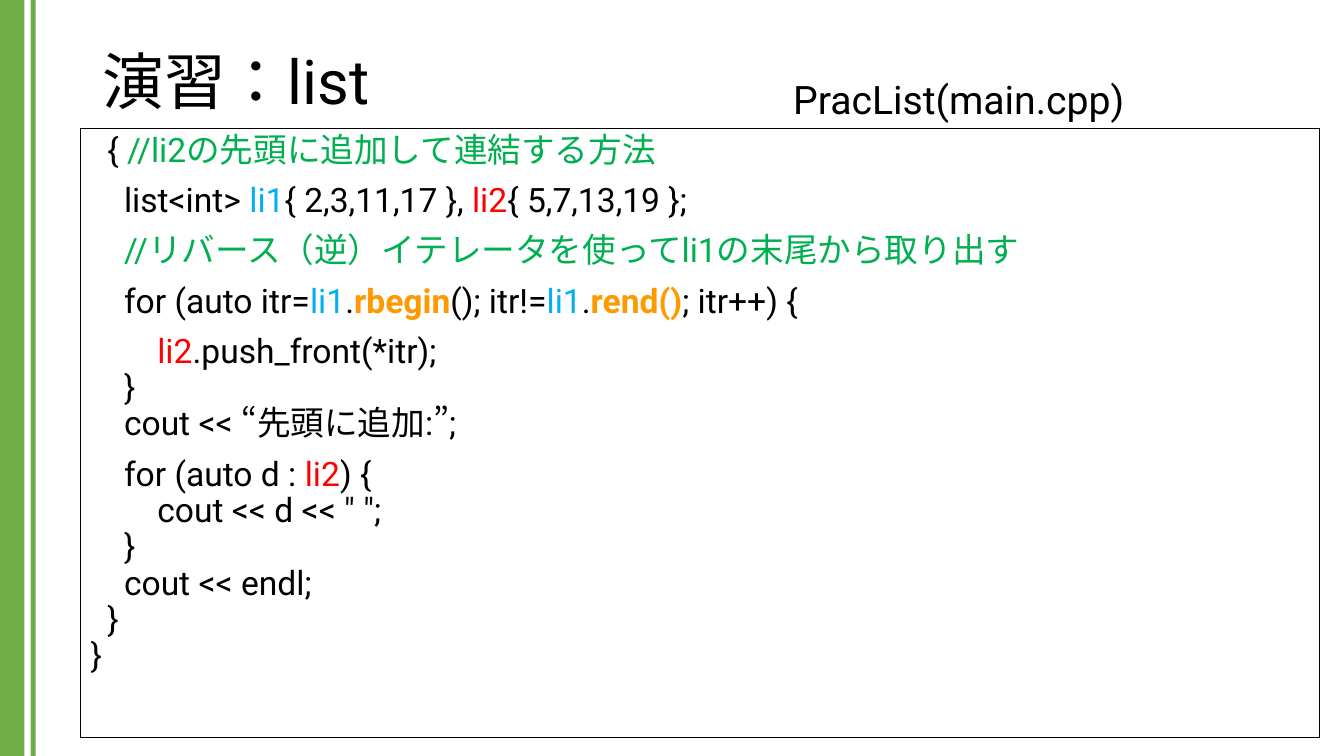
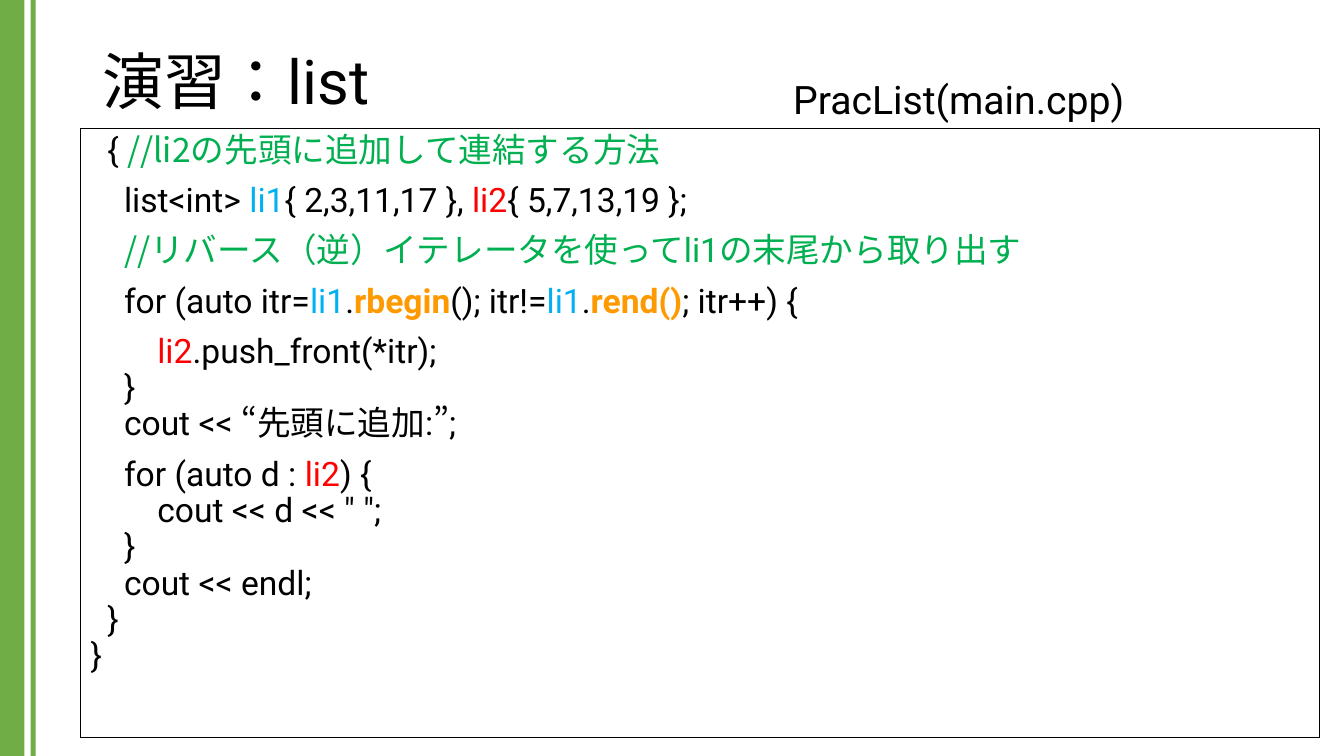
Before and after one commit to kic-murata/cpp2024, a slide deck: slide 6 of 授業資料/演習課題：list.pptx. Drawn at 1344x756 pixels with LibreOffice and Linux fonts; fonts in the diff are those of the drawing. Boxes give left, top, right and bottom in pixels: in the first picture for what was removed or moved away, otherwise in the second. Text is boxed around its words. In the diff, an @@ line names an element or a change of style, - is before the commit and + after.

```diff
--- a/授業資料/演習課題：list.pptx
+++ b/授業資料/演習課題：list.pptx
@@ text at (x1=124, y1=128, x2=1022, y2=268): font Roboto to Noto Sans CJK JP in "//li2の先頭に追加して連結する方法", "//リバース（逆）イテレータを使ってli1の末尾から取り出す" @@
```
Also in this commit, not shown: 1 other slide changed.
